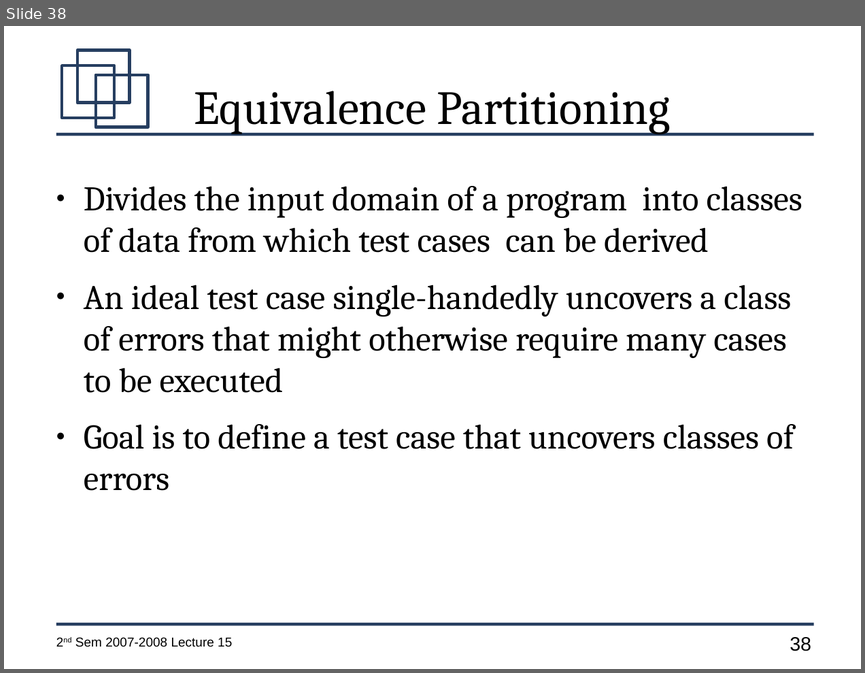
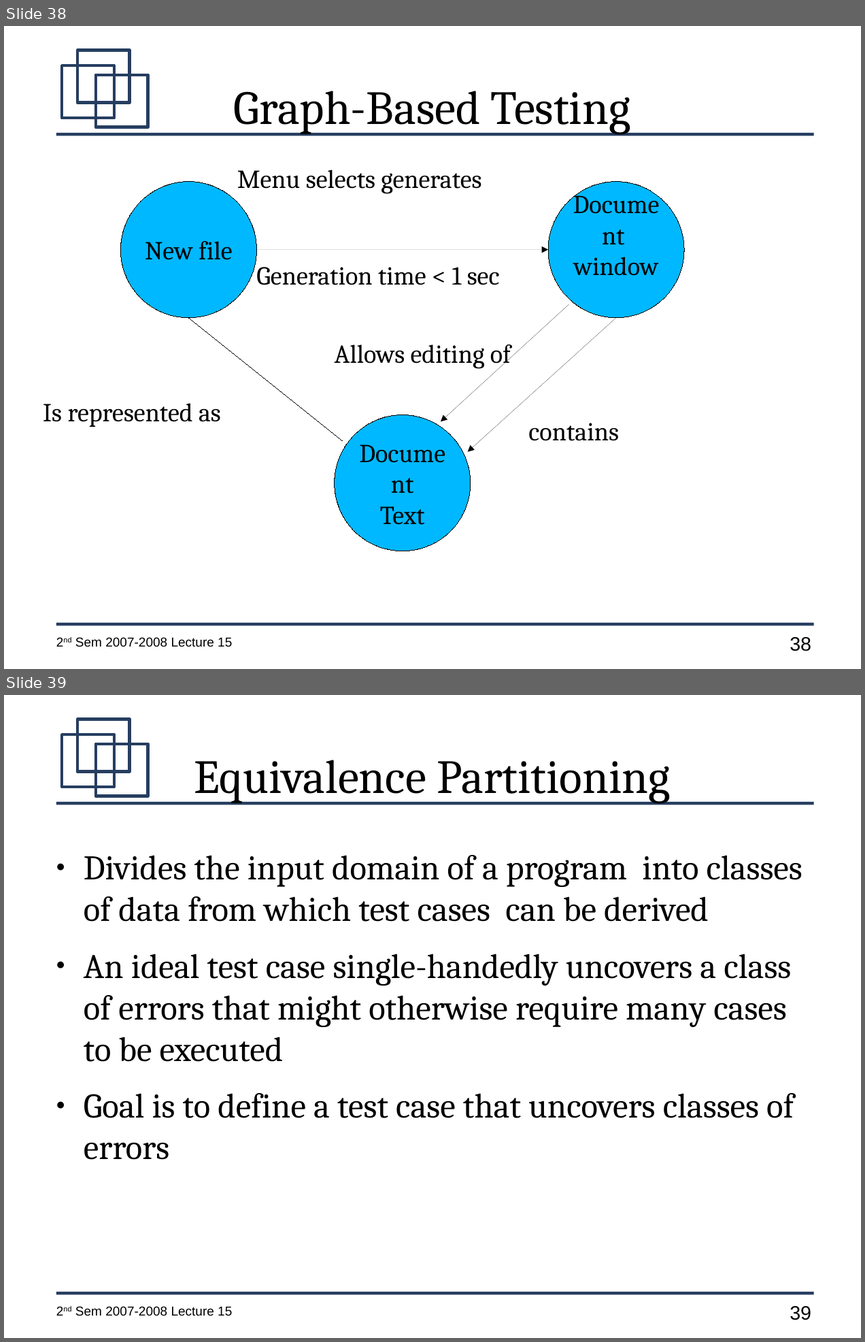
Before and after one commit to jachermocilla/jach-homepage, a slide deck: CMSC128-2nd-Sem-2007-L15.odp. Shown one above the other, each under a label of ours: slide 38 before the commit, slides 38 and 39 after it. The pictures are 865x673 and 865x1342 pixels, drawn with LibreOffice and Linux fonts; fonts in the diff are those of the drawing. Boxes give left, top, right and bottom in pixels: in the first picture for what was removed or moved away, otherwise in the second. Text is boxed around its words. In the diff, an @@ line names an element or a change of style, - is before the commit and + after.

```diff
--- a/CMSC128-2nd-Sem-2007-L15.odp
+++ b/CMSC128-2nd-Sem-2007-L15.odp
@@ slide 38 added at box(4, 26, 861, 669), background #FFFFFF; not listed: 7 template elements that a slide beside it also shows @@
@@ title added at box(234, 91, 630, 134), 44 pt, text #000000 @@
+Graph-Based Testing
@@ ellipse added at box(121, 182, 257, 318), fill #00B8FF, outline #000000 0 pt, 24 pt, text #000000 @@
+New file
@@ text added at box(237, 169, 481, 194), 24 pt, text #000000 @@
+Menu selects generates
@@ ellipse added at box(548, 182, 684, 318), fill #00B8FF, outline #000000 0 pt, 24 pt, text #000000 @@
+Document
+window
@@ arrow added from (257, 249) to (548, 250), #000000 0 pt @@
@@ text added at box(256, 267, 500, 285), 24 pt, text #000000 @@
+Generation time < 1 sec
@@ arrow added from (569, 303) to (441, 422), #000000 0 pt @@
@@ line added from (188, 318) to (342, 440), #000000 0 pt @@
@@ arrow added from (617, 318) to (467, 451), #000000 0 pt @@
@@ text added at box(334, 344, 511, 369), 24 pt, text #000000 @@
+Allows editing of
@@ text added at box(43, 403, 221, 427), 24 pt, text #000000 @@
+Is represented as
@@ ellipse added at box(334, 415, 470, 551), fill #00B8FF, outline #000000 0 pt, 24 pt, text #000000 @@
+Document
+Text
@@ text added at box(528, 422, 619, 441), 24 pt, text #000000 @@
+contains
@@ what was slide 38 is now slide 39 @@
@@ page number at box(789, 1306, 811, 1320): text changed @@
-38
+39
```
